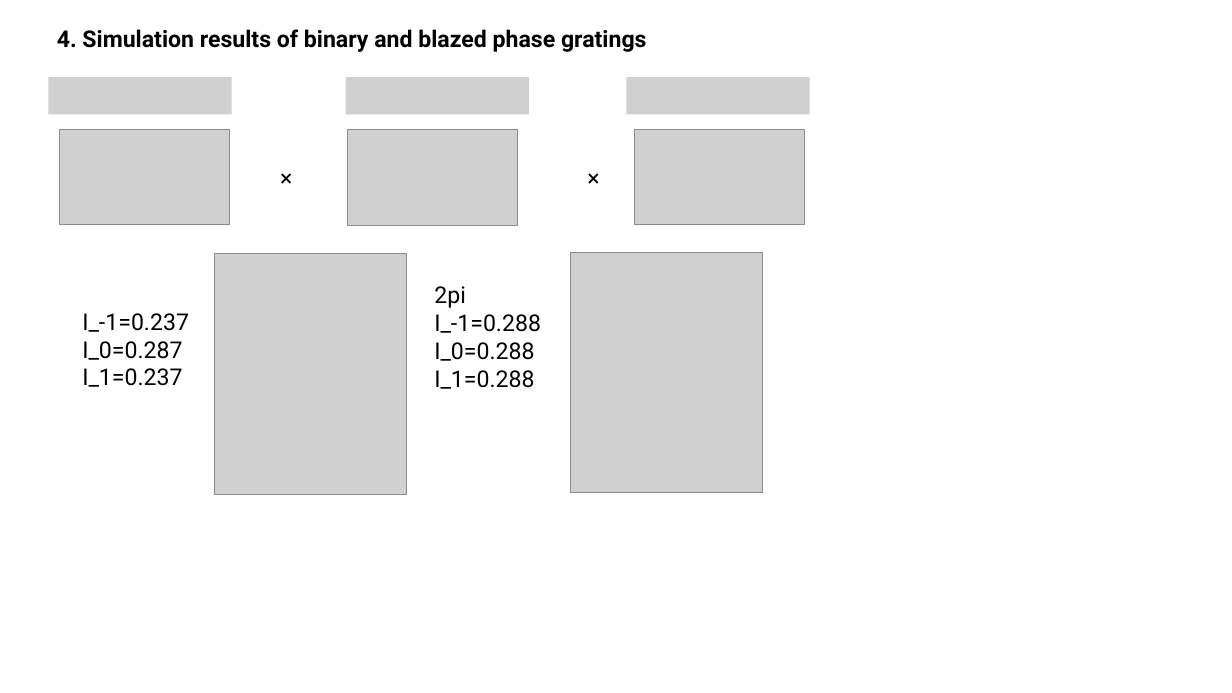
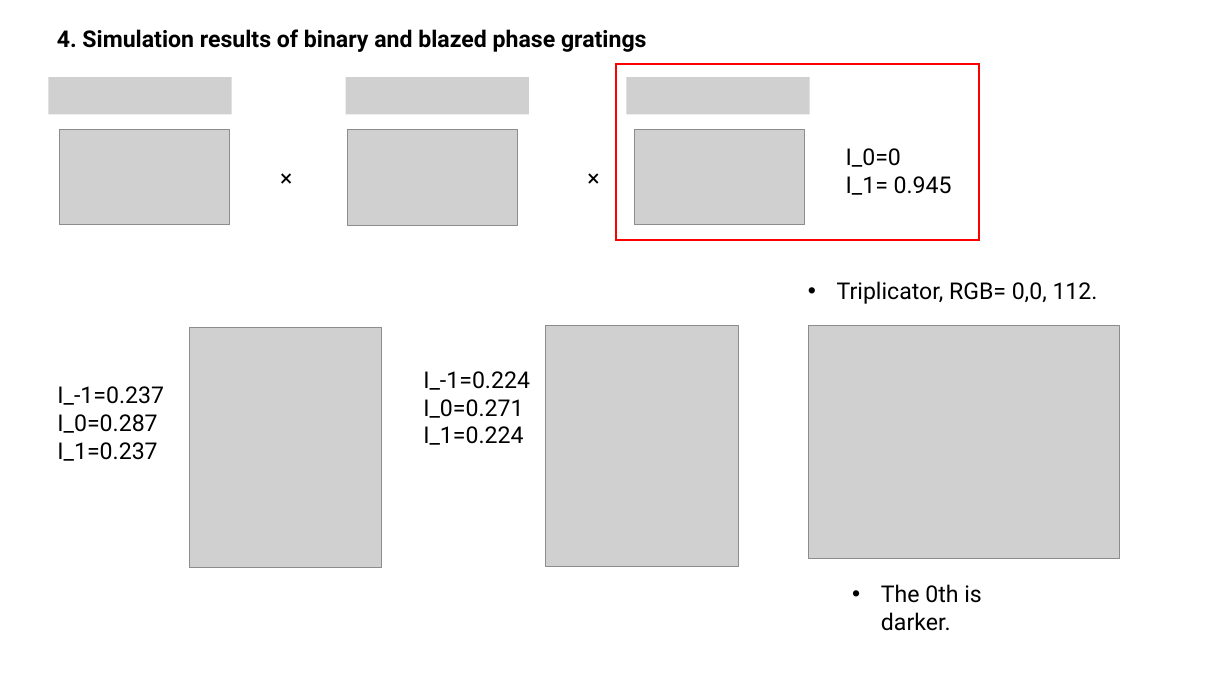
Before and after one commit to SSSSSGGGGGG/Computer-Generate-Hologram, a slide deck: slide 8 of Simulation of phase gratings_not 2pi.pptx (slide 11 before the commit). Drawn at 1232x693 pixels with LibreOffice and Linux fonts; fonts in the diff are those of the drawing; grey boxes stand for pictures. Boxes give left, top, right and bottom in pixels: in the first picture for what was removed or moved away, otherwise in the second. Text is boxed around its words. In the diff, an @@ line names an element or a change of style, - is before the commit and + after.

```diff
--- a/Simulation of phase gratings_not 2pi.pptx
+++ b/Simulation of phase gratings_not 2pi.pptx
@@ rectangle added at (616,65,980,240), outline #FF0000 1.5 pt @@
@@ text added at (846,148,952,195), 18 pt, text #000000 @@
+I_0=0
+I_1= 0.945
@@ text added at (837,281,1098,304), 18 pt, text #000000 @@
+• Triplicator, RGB= 0,0, 112.
@@ picture added at (809,325,1119,558) @@
@@ 2 pictures, 1 text: place and size @@
-2 pictures, 1 text at (82,252,762,494)
+2 pictures, 1 text at (57,325,738,567)
@@ text at (423,371,530,445): text changed @@
-2pi
-I_-1=0.288
-I_0=0.288
-I_1=0.288
+I_-1=0.224
+I_0=0.271
+I_1=0.224
@@ text added at (881,584,982,631), 18 pt, text #000000 @@
+• The 0th is darker.
```
Also in this commit, not shown: 6 other slides changed, 1 slide added, 5 slides removed, 8 other files.
